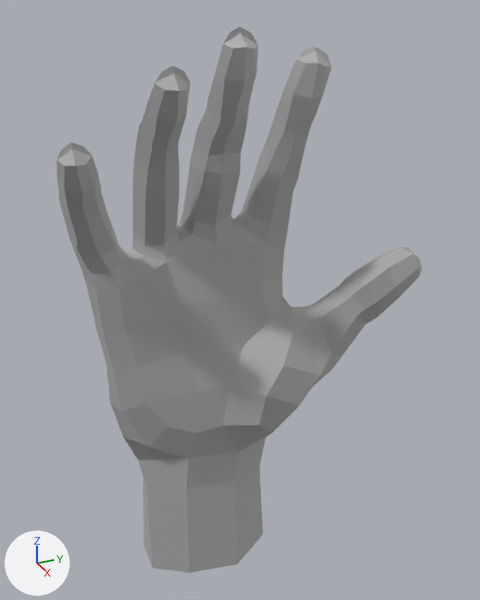
Before and after pictures for a commit that changed the FBX model Media/Avatar/right_hand.fbx.
Before and after are seen from a 50 mm camera at (0.00434, -0.00172, 0.00238) aimed at (0.00005, 0.0002, 0.00024). The lights are fixed; the arrows at lower left show +X, +Y and +Z.
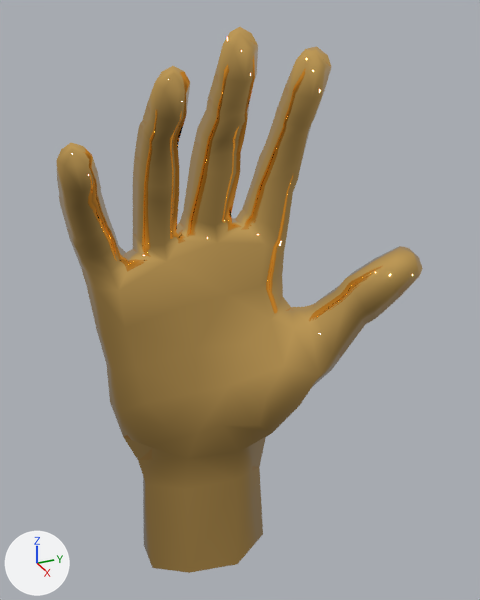
Diff of the bpy script that builds the scene:
```diff
--- a/Media/Avatar/right_hand.fbx.py
+++ b/Media/Avatar/right_hand.fbx.py
@@ mat_material__46_001 @@
+mat_material__46_001 = principled_material('Material #46.001')
+mat_material__46_001.base_color = (1.0, 0.623, 0.189)  # orange #ffcf78
+mat_material__46_001.metallic = 1.0
+mat_material__46_001.roughness = 0.0
@@ me_mesh @@
 me_mesh.from_pydata(...)  # 398 vertices, 393 faces; spans x -1426.0..899.0, y -1822.0..1999.0, z -1112.0..1383.0
 # used by ob_plane005; location = (0.000012, 0.000015, 0.000034); rotation_euler = (1.353, -0.55, -2.724), in degrees (78, -32, -156); scale = (0.0, 0.0, 0.0)
-me_mesh.materials.append(mat_material__46)  # light grey #cacaca
+# me_mesh part 1: edges marked sharp go from 781 to 0
+me_mesh.materials.append(mat_material__46_001)  # orange #ffcf78
```

Boxes (x1, y1, x2, y2) around the edits, measured in the pictures (480 x 600 px):
'Plane005', recoloured, shading changed: (57, 27, 423, 573) in both
